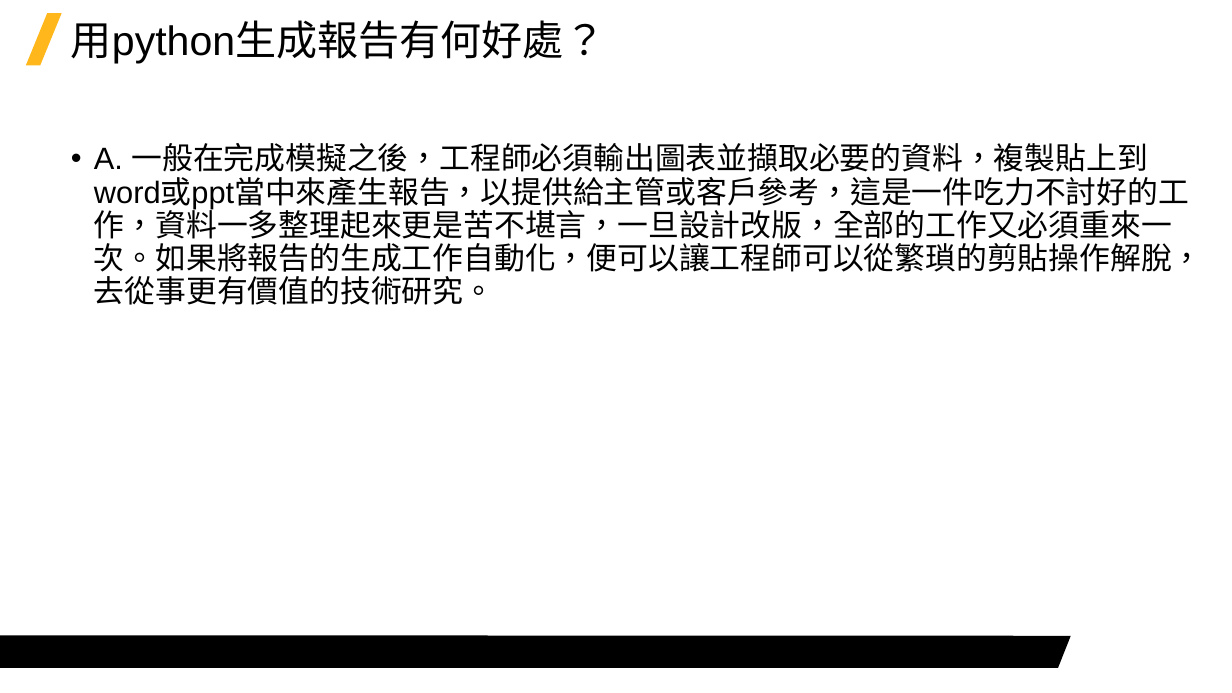
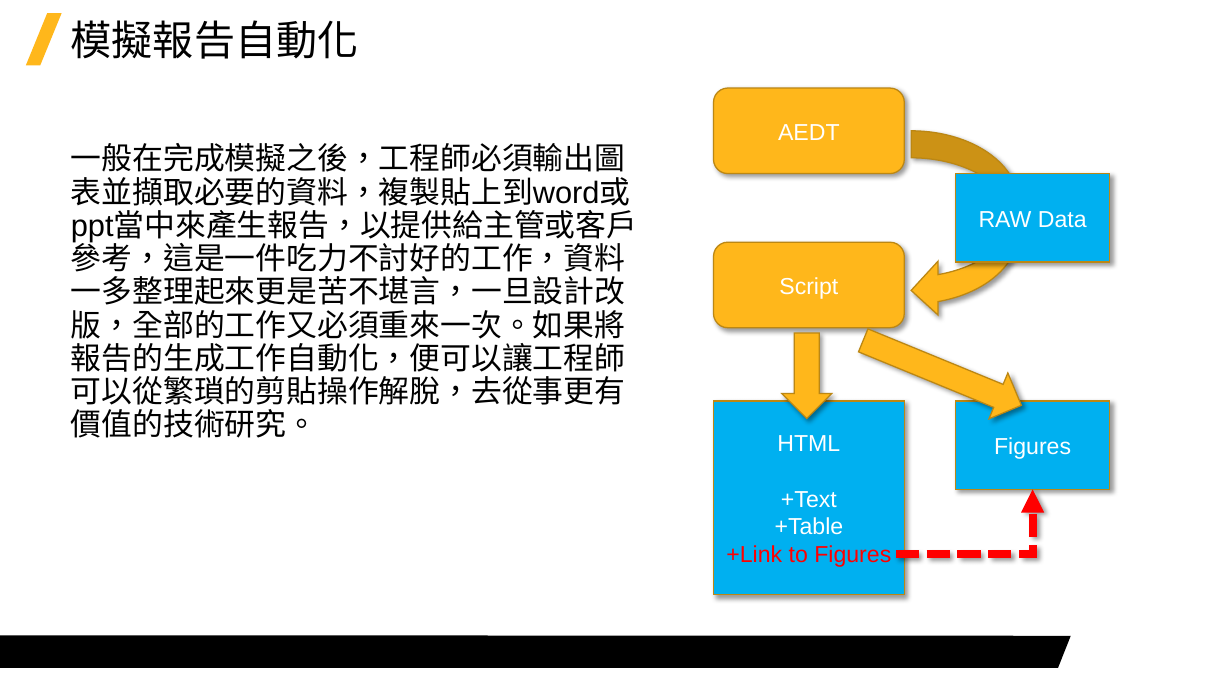
Before and after one commit to Jerrick-cheng/AEDT-Automation-Camp, a slide deck: slide 3 of 上課教材/Week7.pptx (slide 5 before the commit). Drawn at 1232x693 pixels with LibreOffice and Linux fonts; fonts in the diff are those of the drawing; background and template pictures are left out. Boxes give left, top, right and bottom in pixels: in the first picture for what was removed or moved away, otherwise in the second. Text is boxed around its words. In the diff, an @@ line names an element or a change of style, - is before the commit and + after.

```diff
--- a/上課教材/Week7.pptx
+++ b/上課教材/Week7.pptx
@@ title at (x1=71, y1=20, x2=359, y2=59): text changed @@
-用python生成報告有何好處？
+模擬報告自動化
@@ rounded rectangle added at (x1=714, y1=88, x2=904, y2=174), fill #FFB71B, outline #BD8714 1 pt, 18 pt, text #FFFFFF @@
+AEDT
@@ text at (x1=71, y1=143, x2=637, y2=438): text changed @@
-• A. 一般在完成模擬之後，工程師必須輸出圖表並擷取必要的資料，複製貼上到word或ppt當中來產生報告，以提供給主管或客戶參考，這是一件吃力不討好的工作，資料一多整理起來更是苦不堪言，一旦設計改版，全部的工作又必須重來一次。如果將報告的生成工作自動化，便可以讓工程師可以從繁瑣的剪貼操作解脫，去從事更有價值的技術研究。
+一般在完成模擬之後，工程師必須輸出圖表並擷取必要的資料，複製貼上到word或ppt當中來產生報告，以提供給主管或客戶參考，這是一件吃力不討好的工作，資料一多整理起來更是苦不堪言，一旦設計改版，全部的工作又必須重來一次。如果將報告的生成工作自動化，便可以讓工程師可以從繁瑣的剪貼操作解脫，去從事更有價值的技術研究。
@@ curved left arrow added at (x1=911, y1=131, x2=1019, y2=318), fill #FFB71B, outline #BD8714 1 pt @@
@@ rectangle added at (x1=956, y1=174, x2=1110, y2=262), fill #00B0F0, outline #BD8714 1 pt, 18 pt, text #FFFFFF @@
+RAW Data
@@ rounded rectangle added at (x1=714, y1=242, x2=904, y2=328), fill #FFB71B, outline #BD8714 1 pt, 18 pt, text #FFFFFF @@
+Script
@@ down arrow added at (x1=854, y1=317, x2=1031, y2=428), fill #FFB71B, outline #BD8714 1 pt @@
@@ down arrow added at (x1=782, y1=333, x2=832, y2=419), fill #FFB71B, outline #BD8714 1 pt @@
@@ rectangle added at (x1=714, y1=401, x2=904, y2=595), fill #00B0F0, outline #BD8714 1 pt, 18 pt, text #FFFFFF @@
+HTML
++Text
++Table
++Link to Figures
@@ rectangle added at (x1=956, y1=401, x2=1110, y2=490), fill #00B0F0, outline #BD8714 1 pt, 18 pt, text #FFFFFF @@
+Figures
@@ elbow arrow added from (896, 555) to (1033, 490), #FF0000 6 pt dashed @@
```
Also in this commit, not shown: 4 other slides changed, 1 slide removed.
